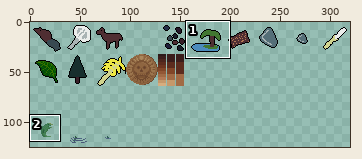
One commit to this sprite sheet: tiles/resources.png. The first picture is a wide view before the edit; the outline marks the close-up.
Close-up. As it was:
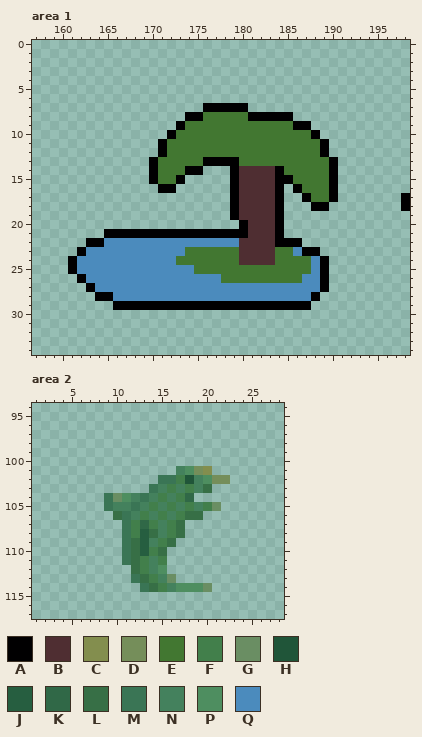
The file is 320x128 pixels. Colours within 5 levels of each other are drawn and written as one. Shown: area 1: x 157..198, y 0..34; area 2: x 1..28, y 94..117. The wide view leaves out empty margins. The commit also changed other parts of the picture, which this record leaves out.
Palette (. is transparent): A #010001  B #4f2e32  C #838e4e  D #758e5a  E #427731  F #427f4b  G #6a8e63  H #205539  J #265e40  K #306847  L #376f46  M #3a7555  N #44815d  P #4e8e60  Q #4b8bbd
After the commit:
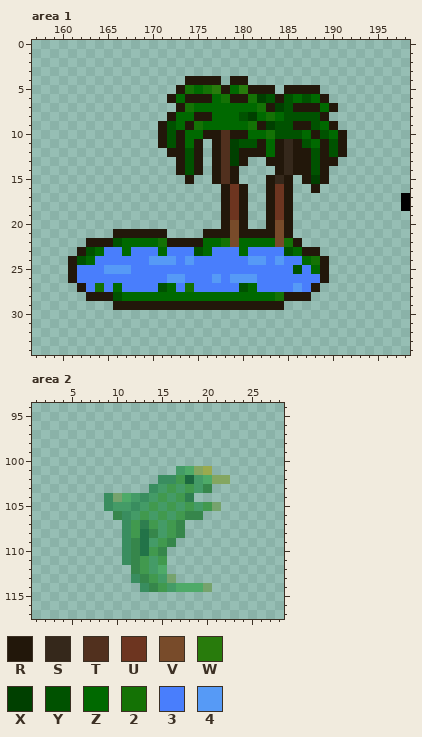
Colours new in this view: R #22170a  S #35281b  T #51301e  U #6d3520  V #784b2a  W #287b0c  X #004000  Y #005200  Z #006900  2 #147205  3 #497efc  4 #569af6
The edit:
@@ palette @@
-C #838e4e
+C #9aaa4e
-D #758e5a
+D #84a660
-F #427f4b
+F #41994e
-G #6a8e63
+G #76a36d
-H #205539
+H #1c6840
-J #265e40
+J #227348
-K #306847
+K #2e7e4f
-L #376f46
+L #36864b
-M #3a7555
+M #398d5f
-N #44815d
+N #449b67
-P #4e8e60
+P #4eaa68
--- area 1
@@ x 157..198 @@
  3 ..........................................
- 4 ..........................................
- 5 ..........................................
- 6 ..........................................
- 7 ...................AAAAA..................
- 8 .................AAEEEEEAAAAA.............
- 9 ................AEEEEEEEEEEEEAA...........
-10 ...............AEEEEEEEEEEEEEEEA..........
-11 ..............AEEEEEEEEEEEEEEEEEA.........
-12 ..............AEEEEEEEEEEEEEEEEEA.........
-13 .............AEEEEEAAAAEEEEEEEEEEA........
-14 .............AEEEAA...ABBBBAEEEEEA........
-15 .............AEEA.....ABBBBAAEEEEA........
-16 ..............AA......ABBBBA.AEEEA........
-17 ......................ABBBBA..AEEA.......A
-18 ......................ABBBBA...AA........A
-19 ......................ABBBBA..............
-20 .......................ABBBA..............
-21 ........AAAAAAAAAAAAAAAABBBA..............
-22 ......AAQQQQQQQQQQQQQQQBBBBAAA............
-23 .....AQQQQQQQQQQQEEEEEEBBBBEEQAA..........
-24 ....AQQQQQQQQQQQEEEEEEEBBBBEEEEQA.........
-25 ....AQQQQQQQQQQQQQEEEEEEEEEEEEEQA.........
-26 .....AQQQQQQQQQQQQQQQEEEEEEEEEQQA.........
-27 ......AQQQQQQQQQQQQQQQQQQQQQQQQQA.........
-28 .......AAQQQQQQQQQQQQQQQQQQQQQQA..........
-29 .........AAAAAAAAAAAAAAAAAAAAAA...........
+ 4 .................RRRR.RR..................
+ 5 ................R2Z2WRZWRRR.RRRR..........
+ 6 ...............RZRRRZ2RR2XYRYZYZR.........
+ 7 ................R2ZZZZZZZ2RXYRRRZR........
+ 8 ...............RZZRRZZZYXZ2ZYYYYR.........
+ 9 ..............RYZR2ZZZZZ2RXYYRRYZR........
+10 ..............RYRZZRRTRRZZ2YYYZRYZR.......
+11 ..............RYRZR.RTXYYRZRSRYZRYR.......
+12 ...............RRYR.RTXRRRZRSRRYRYR.......
+13 ................RYR.RTXR..RRSRRYRR........
+14 ................RYR.RTR....RSRRYR.........
+15 .................R..RTR...RSR.RXR.........
+16 .....................RUR..RUR..R..........
+17 .....................RUR..RUR............A
+18 .....................RUR..RUR............A
+19 .....................RUR..RUR.............
+20 .....................RVR..RVR.............
+21 .........RRRRRR....RRRVRRRRVR.............
+22 ......RRRYZZZZ2RRRRZZ2VZZZZV2R............
+23 .....RYZ33Z333Z333YZ333Z3333YZRR..........
+24 ....RYZ33333344434333333443433Z2R.........
+25 ....R333444333333333333333333Y3ZR.........
+26 ....R333333333344333434443333333R.........
+27 .....R323Z3333YZ3233333YZ333343R..........
+28 ......RRRYZZZZZZZZZZZZZZZZZ2RRR...........
+29 .........RRRRRRRRRRRRRRRRRRR..............
 30 ..........................................
Changed places in both close-ups, as pixel boxes (x1, y1, x2, y2):
changed: (68, 76, 347, 310)
changed: (104, 466, 230, 592)
